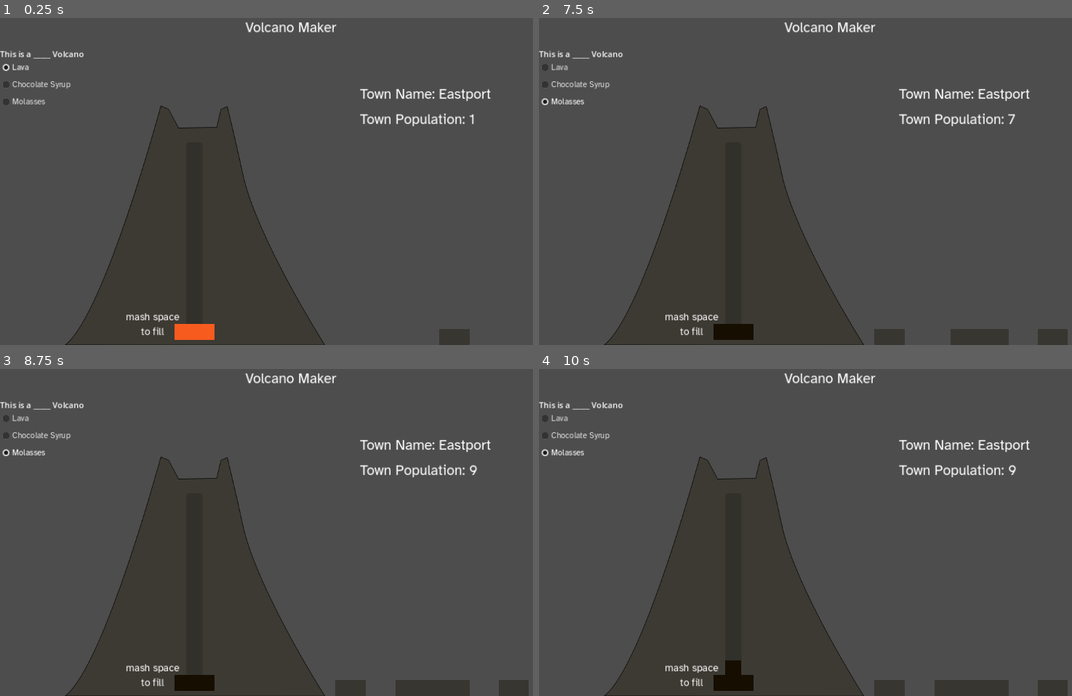
Above: before the commit, frames 1-4 (two rows, left to right).
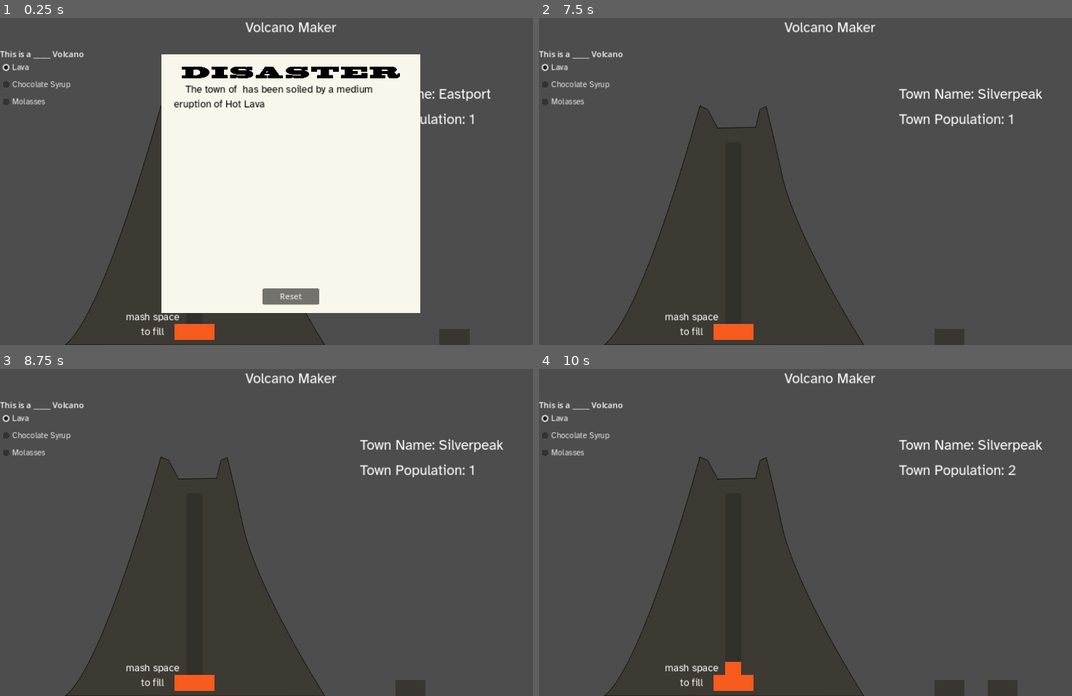
Above: after the commit, the same moments.

Repository: wycre/volcanomaker
Game: Godot game, scene res://Game.tscn
Same seed, same stepped clock (60 frames per second), same inputs: the game is played once before the commit and once after it.
Inputs (mouse positions are in pixels of both pictures, inside the frame that each line leads up to):
- Up to frame 1 (0.25 s): no input
- Up to frame 2 (7.5 s): click "Lava" at 0.5 s; click "Chocolate Syrup" at 1.25 s; click "Molasses" at 2 s; click "Lava" at 2.75 s; click "Chocolate Syrup" at 3.5 s; click "Molasses" at 4.25 s; click "Lava" at 5 s; click "Chocolate Syrup" at 5.75 s; click "Molasses" at 6.5 s; click (832, 295) at 7.25 s, where only the run after the commit has a clickable "Reset"
- Up to frame 3 (8.75 s): tap Enter at 8 s; tap Space (ui_select) at 8.27 s
- Up to frame 4 (10 s): tap Space (ui_select) at 8.75, 9.02 s

The runs differ from the first frame. In frame 1, 38% of the frame differs, in the area x 30-79%, y 11-91%; in frame 2, 1.7%; in frame 3, 1.6%; in frame 4, 1.6%.

Commit message:
update newspaper anchoring

Diff:
--- a/Game.tscn
+++ b/Game.tscn
@@ -200,12 +200,15 @@
 text = "1"
 
 [node name="Newspaper" type="Control" parent="."]
-visible = false
-anchors_preset = 0
-offset_left = 320.0
-offset_top = 56.0
-offset_right = 832.0
-offset_bottom = 568.0
+layout_mode = 1
+anchors_preset = 5
+anchor_left = 0.5
+anchor_right = 0.5
+offset_left = -256.0
+offset_top = 72.0
+offset_right = 256.0
+offset_bottom = 584.0
+grow_horizontal = 2
 script = ExtResource("11_idbby")
 
 [node name="NewspaperBackground" type="Sprite2D" parent="Newspaper" groups=["Newspaper"]]
